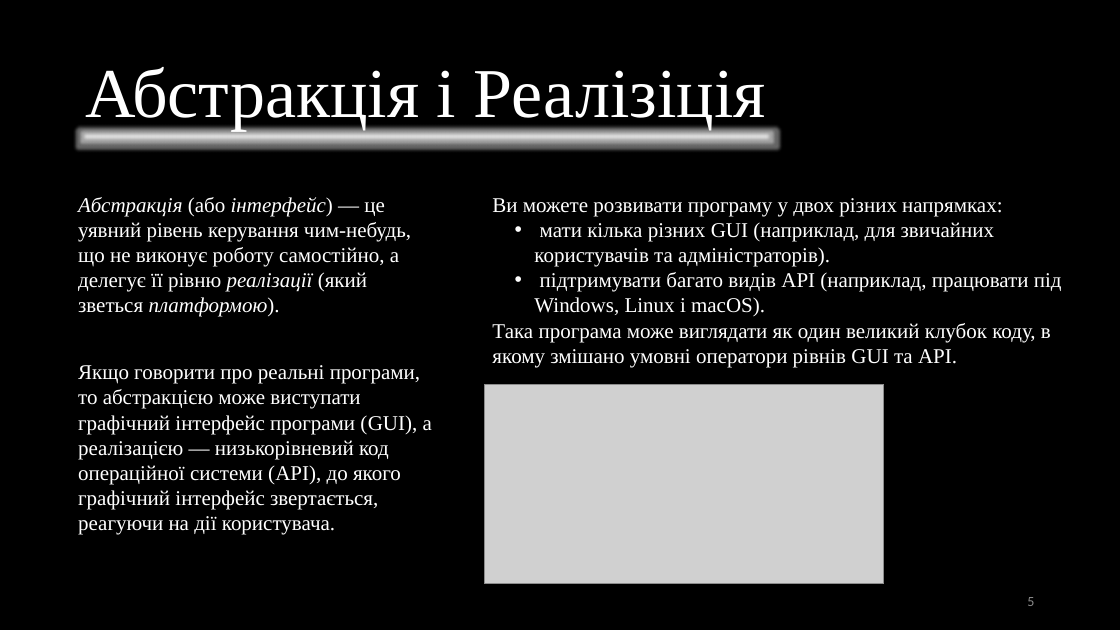
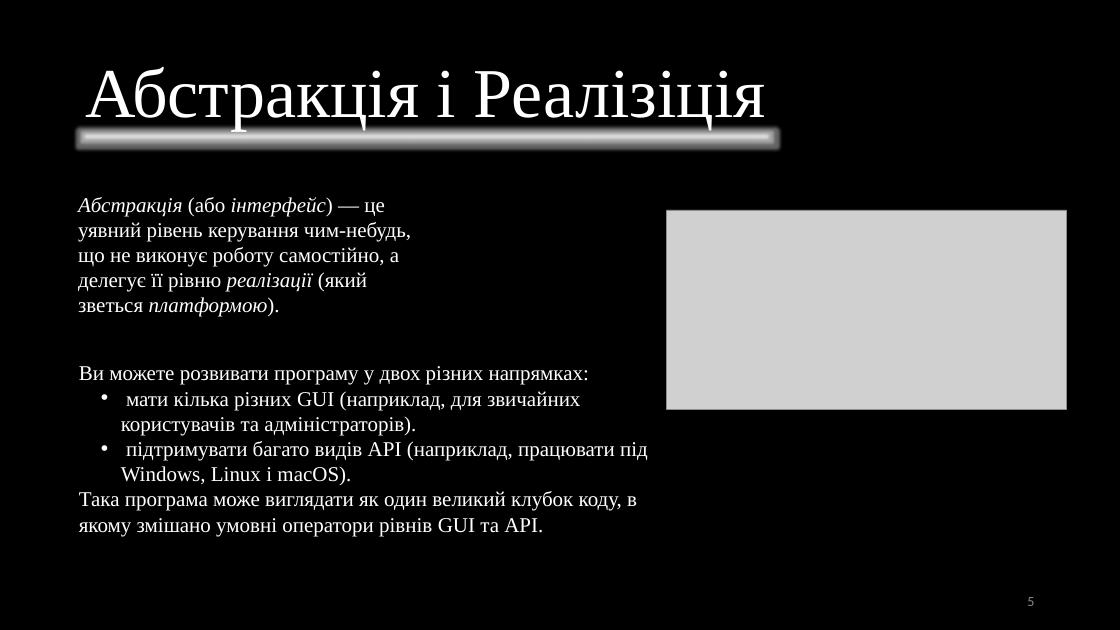
Before and after one commit to yukage1/-programming-technology-stack, a slide deck: slide 5 of Патерн Міст.pptx. Drawn at 1120x630 pixels with LibreOffice and Linux fonts; fonts in the diff are those of the drawing; grey boxes stand for pictures. Boxes give left, top, right and bottom in pixels: in the first picture for what was removed or moved away, otherwise in the second. Text is boxed around its words. In the diff, an @@ line names an element or a change of style, - is before the commit and + after.

```diff
--- a/Патерн Міст.pptx
+++ b/Патерн Міст.pptx
@@ picture: place and size @@
-picture at (485,384,885,584)
+picture at (667,210,1067,410)
@@ text "Ви можете розвивати програму у ...": place and size @@
-text "Ви можете розвивати програму у ..." at (492,198,1062,368)
+text "Ви можете розвивати програму у ..." at (79,366,648,536)
@@ text removed at (78,365,432,535) @@
-Якщо говорити про реальні програми, то абстракцією може виступати графічний інтерфейс програми (GUI), а реалізацією — низькорівневий код операційної системи (API), до якого графічний інтерфейс звертається, реагуючи на дії користувача.
```
Also in this commit, not shown: 4 other slides changed, 1 slide removed, 2 other files.
